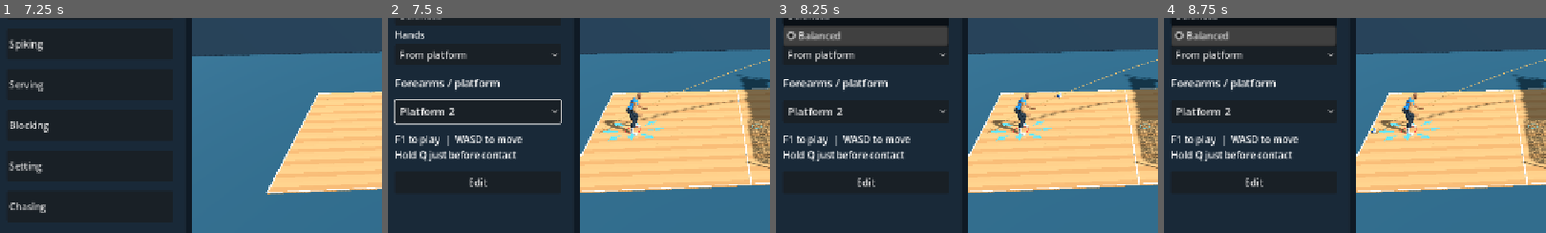
Above: before the commit, frames 1-4 (left to right).
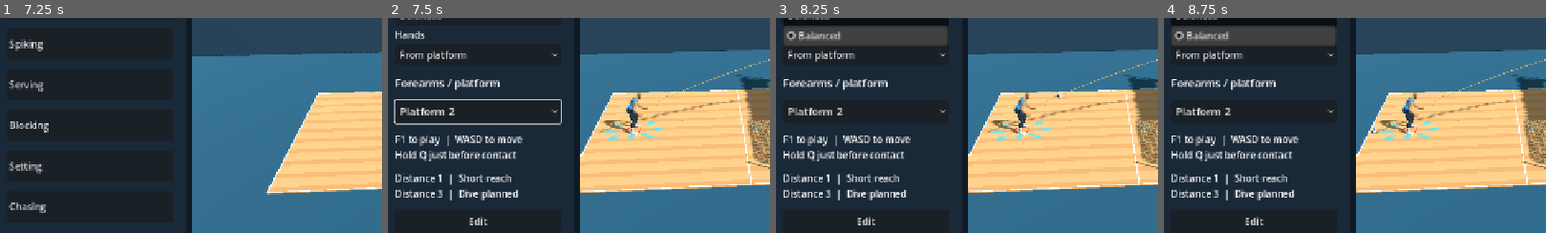
Above: after the commit, the same moments.

Repository: foreandr/volleyball
Game: Godot game, scene res://scenes/main.tscn
The game is run twice, just before and just after one commit, with the same random seed, the same clock (stepped at 60 frames per second) and the same inputs.
Inputs:
- Up to frame 1 (7.25 s): click "Story" at 0.5 s; click "Back" at 1.25 s; click "Story" at 2 s; click "New" at 2.75 s; click "Back" at 3.5 s; click "New" at 4.25 s; click "Save" at 5 s; click "Back" at 5.75 s; click "Continue" at 6.5 s
- Up to frame 2 (7.5 s): click "Forearm reception" at 7.25 s
- Up to frame 3 (8.25 s): click "Balanced" at 8 s
- Up to frame 4 (8.75 s): no input
The pictures show only the part of the screen within x 3-53%, y 22-72%; the shares and areas given below are measured in that part.

Frame 1 is identical in both runs. In frame 2, 1.6% of the frame differs, in the area x 2-35%, y 72-97%; in frame 3, 1.6%; in frame 4, 1.6%.

Commit message:
Add long and high reception reaches with distance tiers

Diff:
--- a/scripts/animation_ball_preview.gd
+++ b/scripts/animation_ball_preview.gd
@@ -248,14 +248,20 @@
 	if practice_grade != Grade.WAITING or not incoming_net.is_empty(): return Vector3.ZERO
 	var elapsed := time-contact_time
 	var first := maxf(elapsed,-feed_duration)
-	var last := minf(elapsed+0.23,practice_floor_time)
+	var last := minf(elapsed+0.30,practice_floor_time)
 	if last <= first: return Vector3.ZERO
 	var center: Vector3 = platform(contact_time).ball
-	var nearest := Geometry3D.get_closest_point_to_segment(center,practice_position(first),practice_position(last))
+	var end := practice_position(last)
+	var nearest := Geometry3D.get_closest_point_to_segment(center,practice_position(first),end)
+	if last < practice_floor_time and nearest.is_equal_approx(end): return Vector3.ZERO
 	var offset := nearest-center
-	if offset.length() <= RECEIVE_RADIUS or offset.length() > 0.67 or absf(offset.y) > 0.30:
-		return Vector3.ZERO
-	return Vector3(offset.x,0.0,offset.z)
+	if offset.length() <= RECEIVE_RADIUS or offset.length() > 1.65: return Vector3.ZERO
+	return offset
+
+func practice_reach_tier(offset: Vector3) -> int:
+	if offset.length() > 1.12 or offset.y > 0.62: return 3
+	if offset.length() > 0.67 or absf(offset.y) > 0.28: return 2
+	return 1
 
 func update_practice_platform() -> void:
 	var rig: Skeleton3D = actor.skeleton
--- a/scripts/preview_player_control.gd
+++ b/scripts/preview_player_control.gd
@@ -11,6 +11,8 @@
 var reach_progress := 0.0
 var reach_travel := Vector3.ZERO
 var reach_lead := "l"
+var reach_tier := 1
+var reach_height := 0.0
 var indicator: Label
 var save_clock := 0.0
 var footwork: RefCounted
@@ -153,8 +155,10 @@
 		move_player(direction.limit_length(),delta)
 
 func reset_reach() -> void:
-	if reach_step.is_zero_approx(): return
+	if reach_step.is_zero_approx() and reach_height == 0.0: return
 	reach_step = Vector3.ZERO
+	reach_height = 0.0
+	reach_tier = 1
 	reach_travel = Vector3.ZERO
 	reach_progress = 0.0
 	if reception_drill_active(): page.ball_preview.practice_reach_center = Vector3.INF
@@ -162,14 +166,20 @@
 func step_into_receive(delta: float) -> void:
 	var actor: Node3D = page.preview_player
 	var ball = page.ball_preview
-	if reach_step.is_zero_approx():
+	if reach_step.is_zero_approx() and reach_height == 0.0:
 		var offset: Vector3 = ball.practice_step_offset(page.preview_clock)
+		if offset.is_zero_approx(): return
+		var tier: int = ball.practice_reach_tier(offset)
+		if tier == 3: return
 		var local := actor.basis.inverse()*offset
-		if absf(local.x)<0.12 and local.z> -0.12: return
-		reach_step = offset.limit_length(0.46)*0.78
+		if tier == 1 and absf(local.x)<0.12 and local.z> -0.12: return
+		reach_tier = tier
+		reach_height = offset.y if tier == 2 else 0.0
+		var horizontal := Vector3(offset.x,0.0,offset.z)
+		reach_step = horizontal.limit_length(0.75 if tier == 2 else 0.46)*0.78
 		reach_lead = "l" if local.x >= 0.0 else "r"
 	var before := smoothstep(0.0,1.0,reach_progress)
-	reach_progress = minf(1.0,reach_progress+delta/0.15)
+	reach_progress = minf(1.0,reach_progress+delta/(0.19 if reach_tier == 2 else 0.15))
 	var amount := smoothstep(0.0,1.0,reach_progress)
 	var next := actor.position+reach_step*(amount-before)
 	var previous := actor.position
@@ -195,17 +205,43 @@
 	author.rotate_world(pose,"spine_02",Vector3.BACK,-side_lean*0.27*weight)
 	author.rotate_world(pose,"spine_02",Vector3.RIGHT,-back*0.14*weight)
 	author.rotate_world(pose,"spine_03",Vector3.UP,shoulder_side*back*0.31*weight)
+	var deep := reach_tier == 2 and reach_height < 0.20
+	var high := reach_tier == 2 and not deep
+	var pelvis := rig.find_bone("pelvis")
+	var hips: Transform3D = pose[pelvis]
+	if high:
+		author.rotate_world(pose,"spine_03",Vector3.UP,shoulder_side*0.25*weight)
+		author.rotate_world(pose,"spine_03",Vector3.RIGHT,-0.16*weight)
+	if deep:
+		author.rotate_world(pose,"spine_02",Vector3.BACK,-side_lean*0.12*weight)
+		author.rotate_world(pose,"spine_02",Vector3.RIGHT,0.14*weight)
+		var parent := rig.get_bone_parent(pelvis)
+		pose[pelvis].origin -= author.world_pose(pose,parent).basis.inverse()*Vector3.UP*0.36*weight
+	var leg_pose := pose.duplicate()
+	leg_pose[pelvis] = hips
 	for side in ["l","r"]:
 		var foot_name: String = "foot_"+side
-		var foot: Transform3D = author.world_pose(pose,rig.find_bone(foot_name))
+		var foot: Transform3D = author.world_pose(leg_pose,rig.find_bone(foot_name))
 		var target := foot.origin-travel/scale_
 		if side == reach_lead:
-			target += step/scale_*weight*1.32+Vector3.UP*sin(PI*reach_progress)*0.08
-		var pole: Vector3 = author.point(pose,"calf_"+side)-author.point(pose,"thigh_"+side)
+			var extension := 1.18 if deep else 1.32
+			target += step/scale_*weight*extension+Vector3.UP*sin(PI*reach_progress)*0.08
+		var pole: Vector3 = author.point(leg_pose,"calf_"+side)-author.point(leg_pose,"thigh_"+side)
 		author.limb(pose,"thigh_"+side,"calf_"+side,foot_name,target,pole)
 		author.set_world_basis(pose,foot_name,foot.basis)
+	if reach_tier == 2:
+		var arms := Vector3(step.x,0.0,step.z).normalized()*0.14*weight
+		if high: arms.y = clampf(reach_height/scale_,0.18,0.53)*weight
+		for side in ["l","r"]:
+			var hand_name: String = "hand_"+side
+			var hand: Transform3D = author.world_pose(pose,rig.find_bone(hand_name))
+			var pole: Vector3 = author.point(pose,"lowerarm_"+side)-author.point(pose,"upperarm_"+side)
+			author.limb(pose,"upperarm_"+side,"lowerarm_"+side,hand_name,hand.origin+arms,pole)
+			author.set_world_basis(pose,hand_name,hand.basis)
+	rig.set_bone_pose_position(pelvis,pose[pelvis].origin)
 	for bone in rig.get_bone_count():
 		rig.set_bone_pose_rotation(bone,pose[bone].basis.get_rotation_quaternion())
+
 
 
 func move_player(direction: Vector2, delta: float) -> void:
--- a/scripts/story_animations.gd
+++ b/scripts/story_animations.gd
@@ -28,6 +28,7 @@
 var render_clip: Animation
 var preview_clock := 0.0
 var drill_status: Label
+var distance_status: Label
 var timing_meter: Control
 var reception_controls: VBoxContainer
 var replace_body_layer := false
@@ -95,6 +96,7 @@
 		child.queue_free()
 	reception_controls = null
 	drill_status = null
+	distance_status = null
 	animation_list = null
 	edit_button = null
 	selected_entry.clear()
@@ -173,6 +175,9 @@
 		drill_status = label("F1 to play  |  WASD to move\nHold Q just before contact",16)
 		drill_status.autowrap_mode = TextServer.AUTOWRAP_WORD_SMART
 		content.add_child(drill_status)
+		distance_status = label("Distance 1  |  Short reach\nDistance 2  |  Lunge or high reach\nDistance 3  |  Dive planned",16)
+		distance_status.autowrap_mode = TextServer.AUTOWRAP_WORD_SMART
+		content.add_child(distance_status)
 	edit_button = button("Edit",open_editor)
 	edit_button.name = "EditAnimation"
 	content.add_child(edit_button)
@@ -309,6 +314,7 @@
 		var approach: float = ball_preview.practice_approach(preview_clock) if in_control and ball_preview.practice_grade == BallPreview.Grade.WAITING else -1.0
 		timing_meter.update_timing(in_control,approach,player_controls.receive_hold>0.0,ball_preview.practice_grade,delta)
 		ball_preview.update_practice_cone(timing_meter.visible,player_controls.receive_hold)
+		update_distance_status(in_control)
 		if not in_control:
 			preview_player.animator.seek(0.0,true)
 			drill_status.text = "F1 to play  |  WASD to move\nHold Q just before contact"
@@ -316,6 +322,17 @@
 		timing_meter.hide()
 		if not in_control: preview_player.animator.seek(ball_preview.animation_time(preview_clock),true)
 	ball_preview.tick(preview_clock,true)
+
+func update_distance_status(in_control: bool) -> void:
+	var tier: int = player_controls.reach_tier if in_control else 1
+	var high: bool = player_controls.reach_height >= 0.20
+	if in_control and tier == 1 and ball_preview.practice_grade == BallPreview.Grade.WAITING:
+		var offset: Vector3 = ball_preview.practice_step_offset(preview_clock)
+		tier = ball_preview.practice_reach_tier(offset)
+		high = offset.y >= 0.20
+	var names := ["Short reach","High shoulder reach" if high else "Low lunge","Dive planned"]
+	distance_status.text = "Distance %d  |  %s" % [tier,names[tier-1]]
+	if tier != 3: distance_status.text += "\nDistance 3  |  Dive planned"
 
 func refresh_recipes() -> void:
 	if selected_category!="Forearm reception" or selected_entry.is_empty(): return
